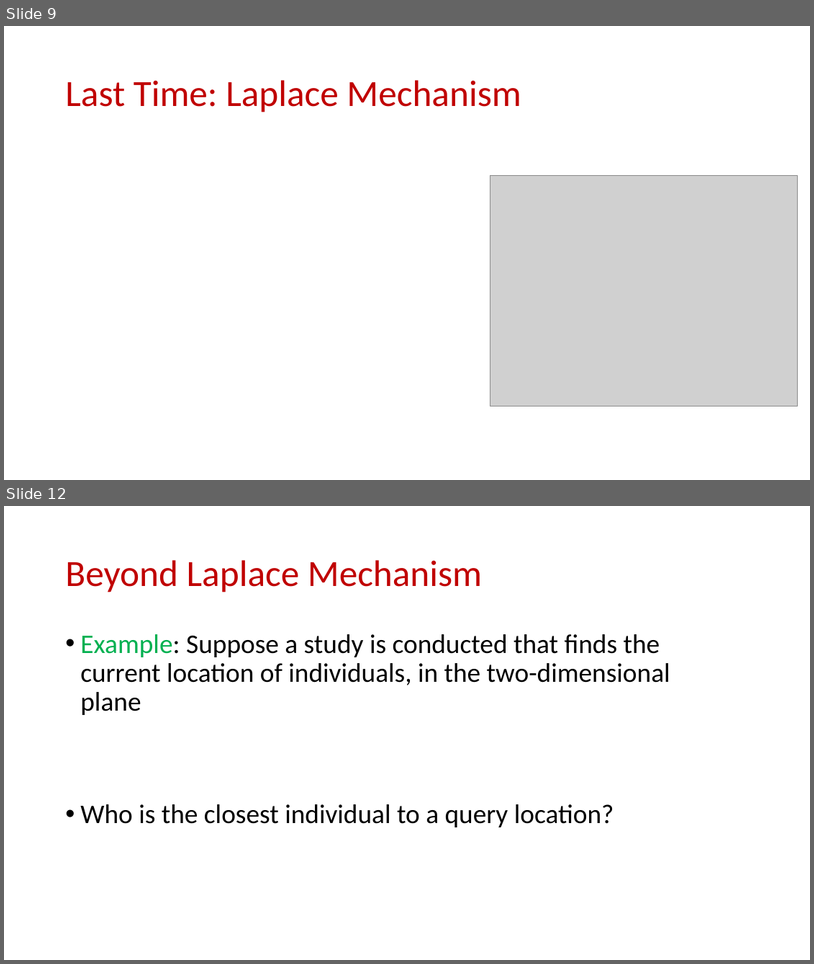
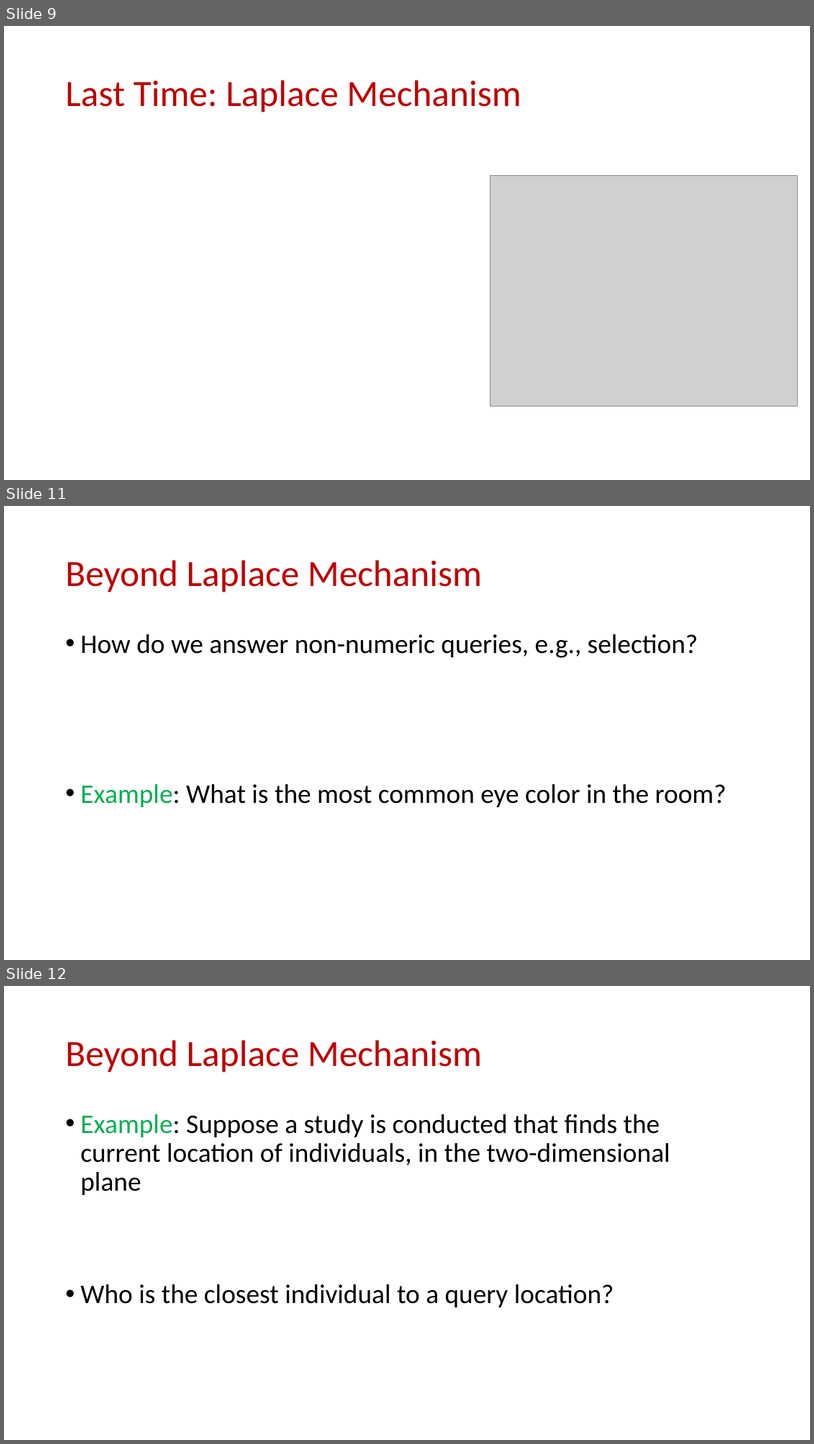
Before and after one commit to samsonzhou/samsonzhou.github.io, a slide deck: CSCE658-S24/L21.pptx. Shown one above the other, each under a label of ours: slides 9 and 12 before the commit, slides 9, 11 and 12 after it; the slides between them are not shown. The pictures are 814x964 and 814x1444 pixels, drawn with LibreOffice and Linux fonts; fonts in the diff are those of the drawing; grey boxes stand for pictures. Boxes give left, top, right and bottom in pixels: in the first picture for what was removed or moved away, otherwise in the second. Text is boxed around its words. In the diff, an @@ line names an element or a change of style, - is before the commit and + after.

```diff
--- a/CSCE658-S24/L21.pptx
+++ b/CSCE658-S24/L21.pptx
@@ slide 11 added at bbox=[4, 506, 810, 960], background #FFFFFF @@
@@ title added at bbox=[65, 560, 482, 592], 44 pt, text #C00000 @@
+Beyond Laplace Mechanism
@@ text added at bbox=[80, 634, 727, 807], 32 pt, text #000000 @@
+• How do we answer non-numeric queries, e.g., selection?
+• Example: What is the most common eye color in the room?
```
Also in this commit, not shown: 2 slides changed, 14 other slides added.
